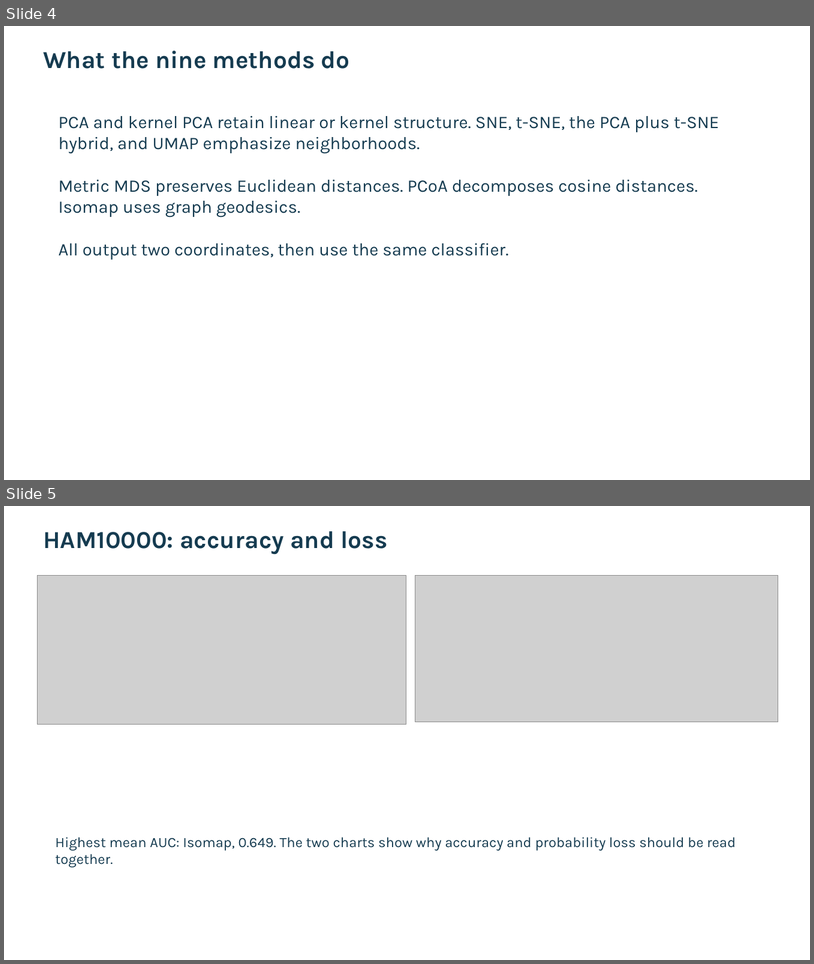
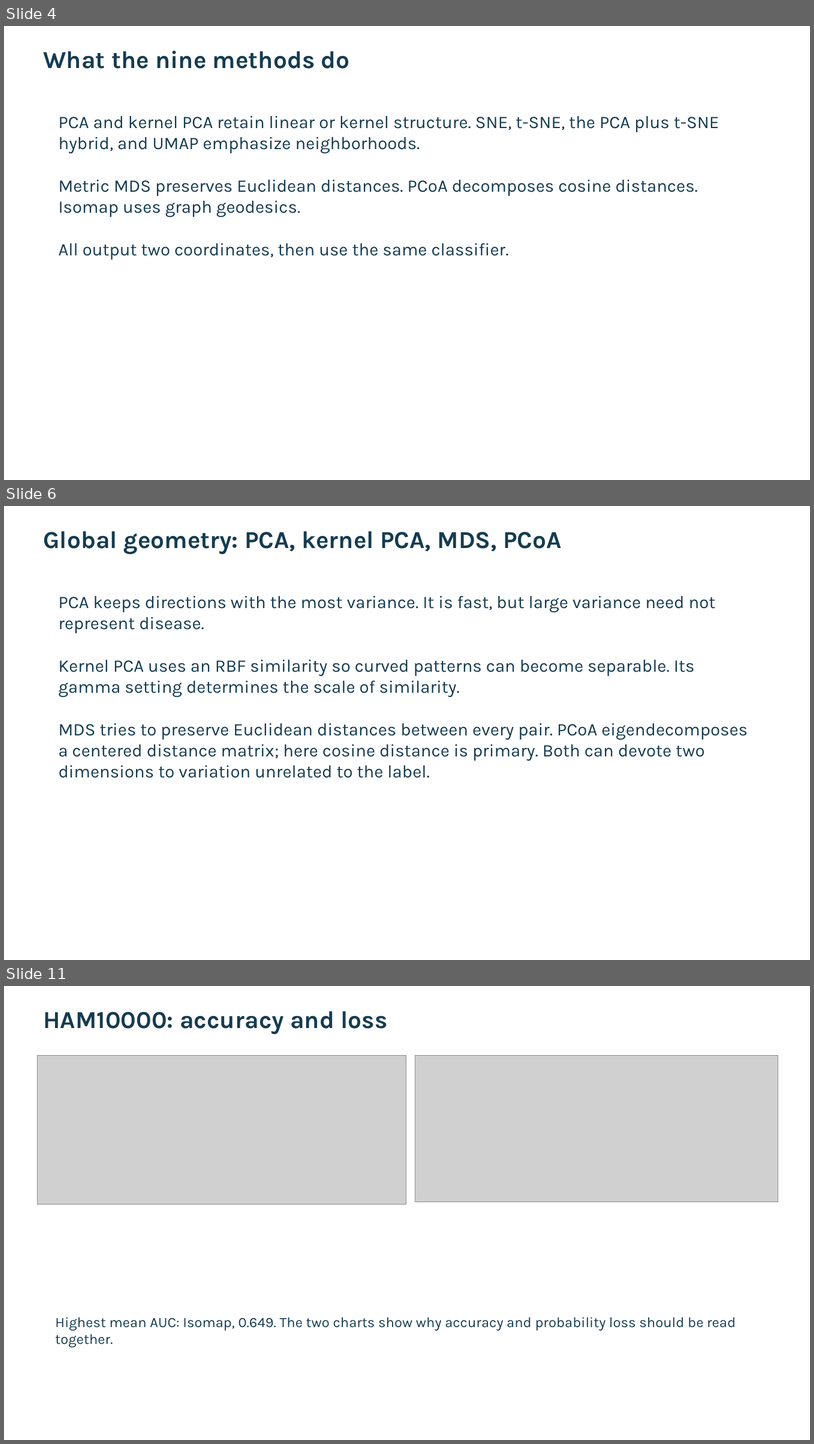
Before and after one commit to Gamila-Elfayoumi/comparing-classification-methods, a slide deck: deliverables/AML_presentation.pptx. Shown one above the other, each under a label of ours: slides 4 and 5 before the commit, slides 4, 6 and 11 after it; the slides between them are not shown. The pictures are 814x964 and 814x1444 pixels, drawn with LibreOffice and Linux fonts; fonts in the diff are those of the drawing; grey boxes stand for pictures. Boxes give left, top, right and bottom in pixels: in the first picture for what was removed or moved away, otherwise in the second. Text is boxed around its words. In the diff, an @@ line names an element or a change of style, - is before the commit and + after.

```diff
--- a/deliverables/AML_presentation.pptx
+++ b/deliverables/AML_presentation.pptx
@@ slide 6 added at (x1=4, y1=506, x2=810, y2=960), background #FFFFFF @@
@@ text added at (x1=43, y1=531, x2=562, y2=555), 29 pt, text #153B50, bold @@
+Global geometry: PCA, kernel PCA, MDS, PCoA
@@ text added at (x1=59, y1=595, x2=748, y2=778), 21 pt, text #153B50 @@
+PCA keeps directions with the most variance. It is fast, but large variance need not represent disease.
+Kernel PCA uses an RBF similarity so curved patterns can become separable. Its gamma setting determines the scale of similarity.
+MDS tries to preserve Euclidean distances between every pair. PCoA eigendecomposes a centered distance matrix; here cosine distance is primary. Both can devote two dimensions to variation unrelated to the label.
@@ what was slide 5 is now slide 11 @@
```
Also in this commit, not shown: 10 other slides added, 2 other files.
